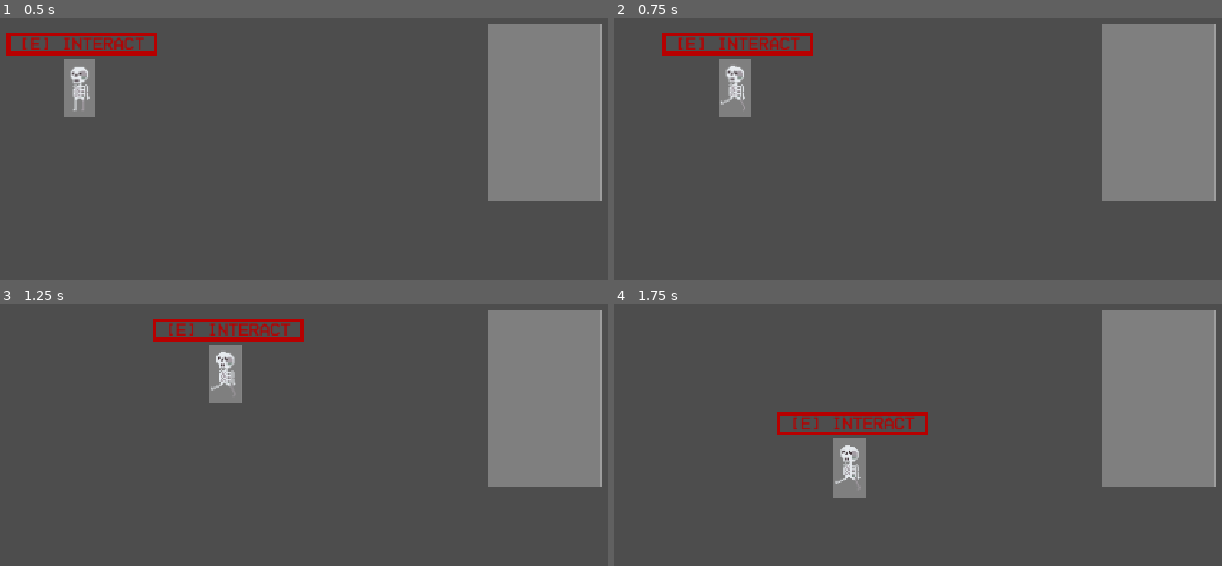
Above: before the commit, frames 1-4 (two rows, left to right).
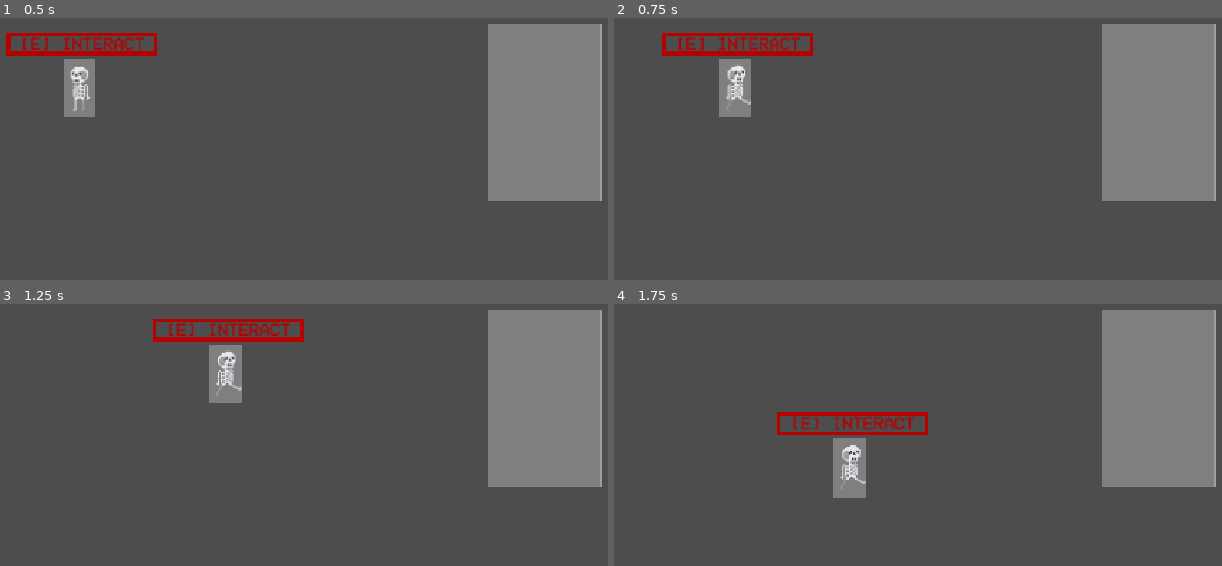
Above: after the commit, the same moments.

Repository: bruttosozial/FoundAndLost
Game: Godot game, scene res://Scenes/main.tscn
The game is run twice, just before and just after one commit, with the same random seed, the same clock (stepped at 60 frames per second) and the same inputs. The engine's default icon, where the game draws it, is replaced by a stand-in: a white triangle on a blue panel in a dark square.
Inputs:
- Up to frame 1 (0.5 s): no input
- Up to frame 2 (0.75 s): tap Enter at 0.5 s; hold Right (ui_right) from 0.53 s (still down); tap E (interact) at 0.6 s
- Up to frame 3 (1.25 s): keep holding Right (ui_right)
- Up to frame 4 (1.75 s): release Right (ui_right) at 1.28 s; hold Down (ui_down) from 1.28 s (still down); tap E (interact) at 1.35 s

Frame 1 is identical in both runs. In frame 2, 0.3% of the frame differs, in the area x 17-23%, y 18-35%; in frame 3, 0.3%; in frame 4, 0.3%, in the area x 36-42%, y 53-71%.

Commit message:
Animation changes depending on direction

Diff:
--- a/Scripts/skelly.gd
+++ b/Scripts/skelly.gd
@@ -2,7 +2,7 @@
 class_name PlayerController
 
 @onready var item_sprite = $ItemSprite2D
-@onready var _animated_sprite = $AnimatedSprite2D
+@onready var animated_sprite = $AnimatedSprite2D
 
 var speed = 300
 var current_item : ItemResource
@@ -12,16 +12,18 @@
 	if direction != Vector2.ZERO:
 		velocity = direction * speed
 		if direction == Vector2.UP:
-			_animated_sprite.play("run")
+			animated_sprite.play("run")
 		if direction == Vector2.DOWN:
-			_animated_sprite.play("run")
+			animated_sprite.play("run")
 		if direction == Vector2.LEFT:
-			_animated_sprite.play("run")
+			animated_sprite.flip_h = false
+			animated_sprite.play("run")
 		if direction == Vector2.RIGHT:
-			_animated_sprite.play("run")
+			animated_sprite.flip_h = true
+			animated_sprite.play("run")
 	else:
 		velocity = Vector2.ZERO
-		_animated_sprite.stop()
+		animated_sprite.stop()
 
 	move_and_slide()
 
